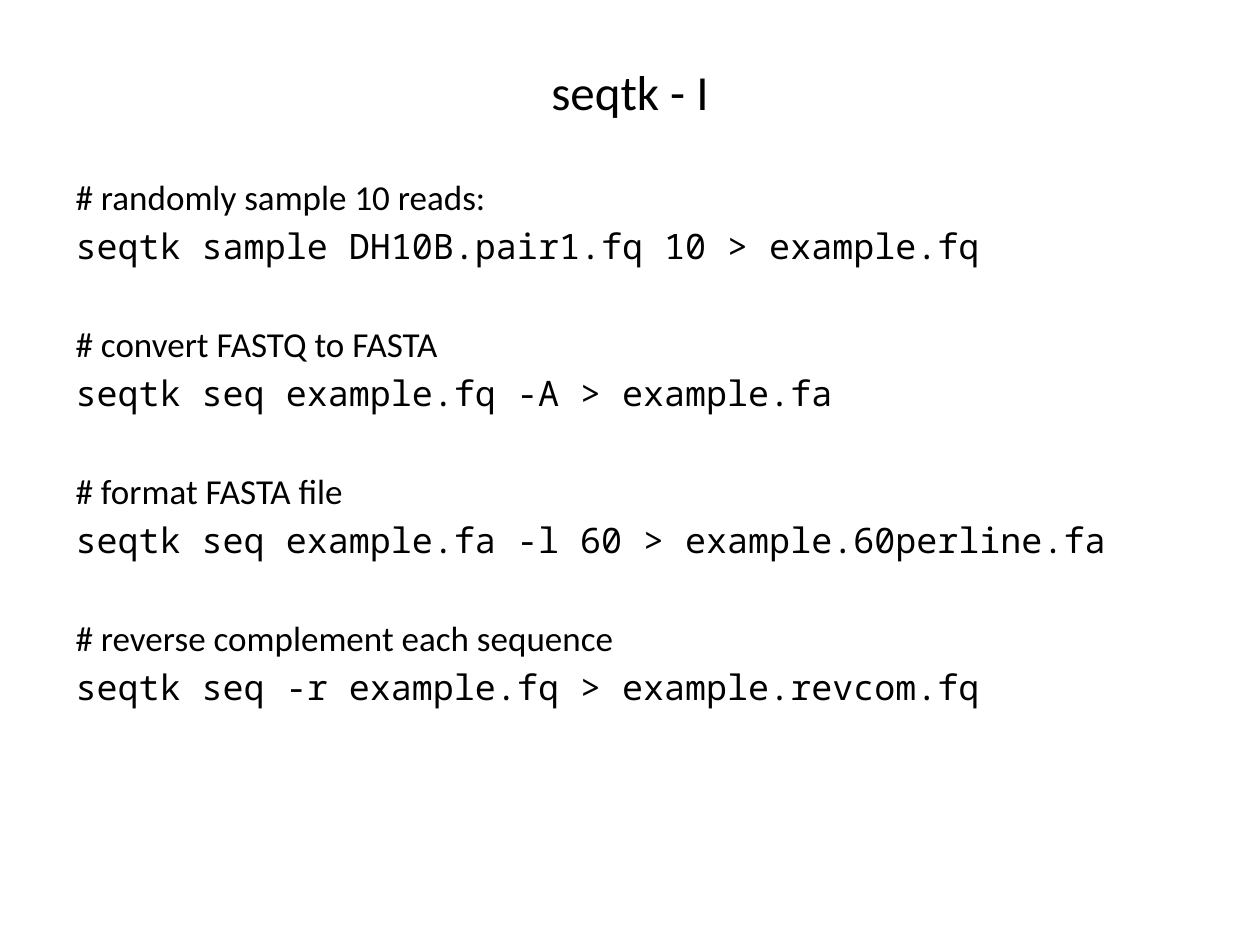
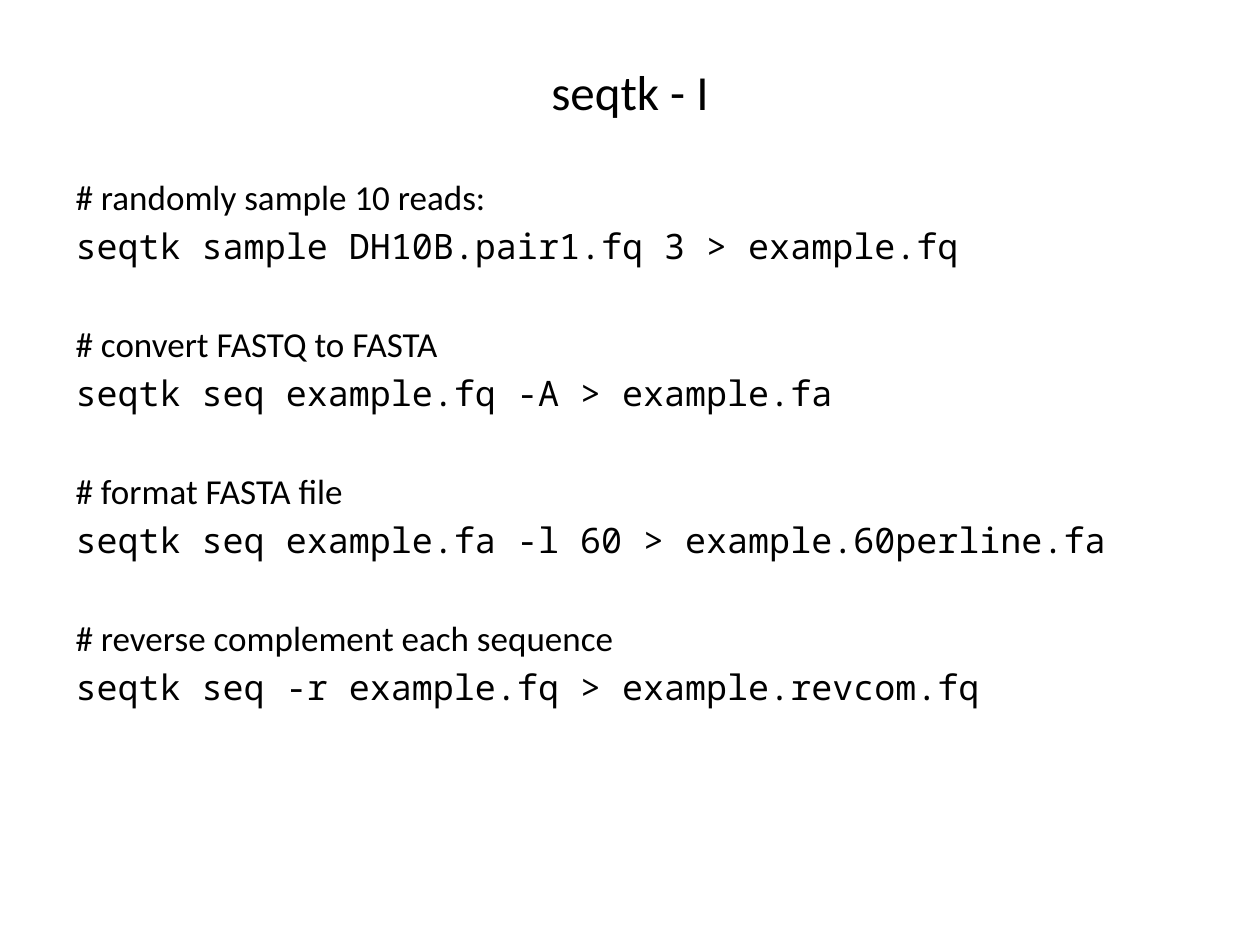
Before and after one commit to liu3zhenlab/teaching, a slide deck: slide 11 of PLPTH813Bioinformatis/2021/labs/lab04_NGS.pptx. Drawn at 1260x945 pixels with LibreOffice and Linux fonts; fonts in the diff are those of the drawing. Boxes give left, top, right and bottom in pixels: in the first picture for what was removed or moved away, otherwise in the second. Text is boxed around its words. In the diff, an @@ line names an element or a change of style, - is before the commit and + after.

```diff
--- a/PLPTH813Bioinformatis/2021/labs/lab04_NGS.pptx
+++ b/PLPTH813Bioinformatis/2021/labs/lab04_NGS.pptx
@@ text at <box>76,232,958,268</box>: text changed @@
-seqtk sample DH10B.pair1.fq 10 > example.fq
+seqtk sample DH10B.pair1.fq 3 > example.fq
```
Also in this commit, not shown: 4 other slides changed, 1 other file.
